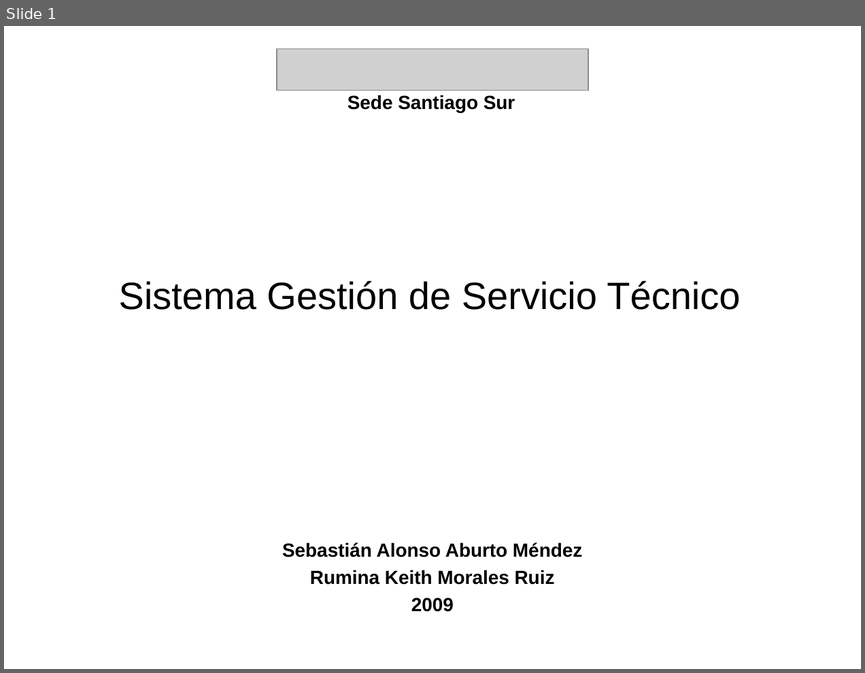
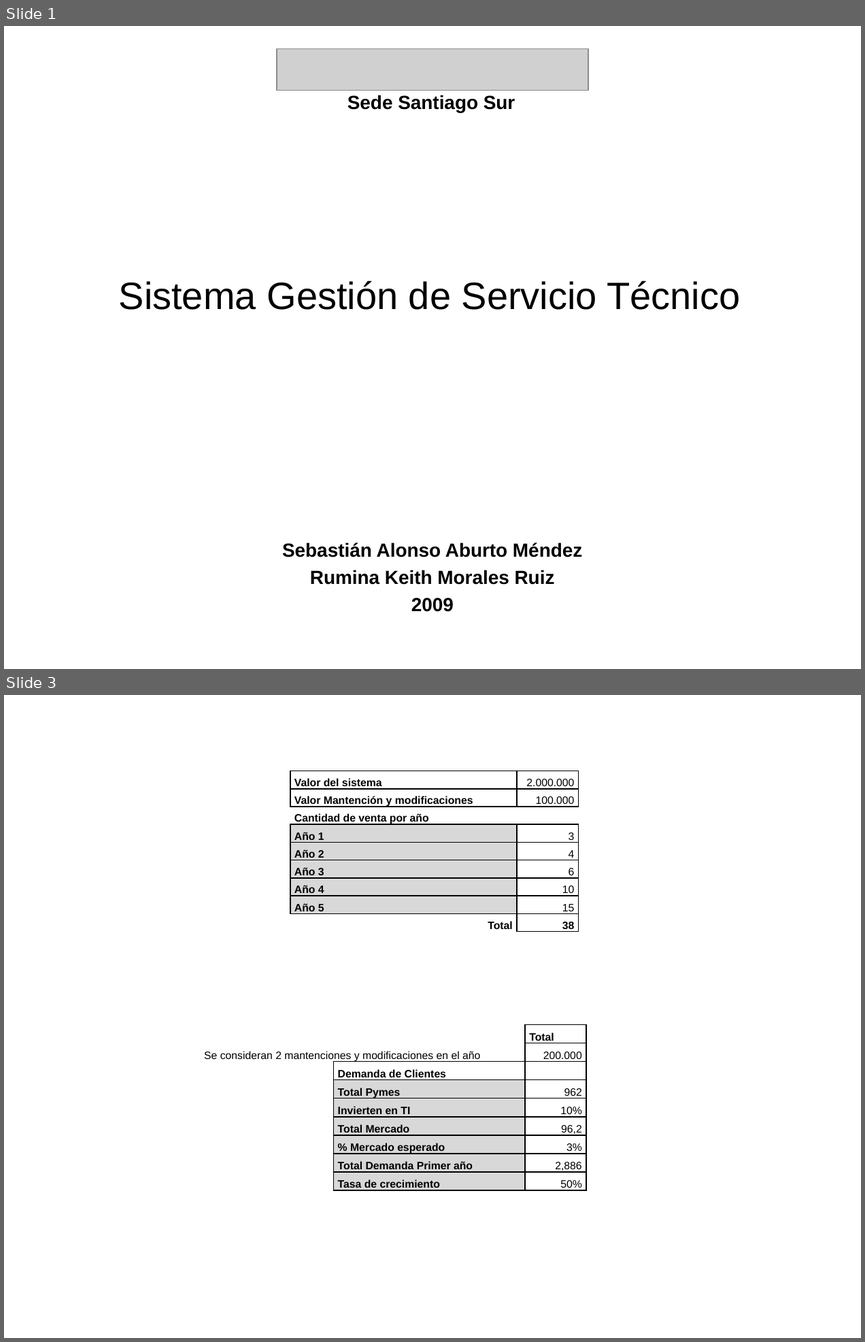
Before and after one commit to saburto/sigset, a slide deck: sigset/documentos/Documentos finales/PresentacionFlujocaja.pptx. Shown one above the other, each under a label of ours: slide 1 before the commit, slides 1 and 3 after it; the slides between them are not shown. The pictures are 865x673 and 865x1342 pixels, drawn with LibreOffice and Linux fonts; fonts in the diff are those of the drawing; grey boxes stand for pictures; background and template pictures are left out. Boxes give left, top, right and bottom in pixels: in the first picture for what was removed or moved away, otherwise in the second. Text is boxed around its words. In the diff, an @@ line names an element or a change of style, - is before the commit and + after.

```diff
--- a/sigset/documentos/Documentos finales/PresentacionFlujocaja.pptx
+++ b/sigset/documentos/Documentos finales/PresentacionFlujocaja.pptx
@@ slide 3 added at bbox=[4, 695, 861, 1338], background picture (left out) @@
@@ table added at bbox=[290, 752, 575, 934], 10 rows, 5 columns @@
+ |  |  |  | 
+Valor del sistema |  |  | 2.000.000 | 
+Valor Mantención y modificaciones |  |  | 100.000 | 
+Cantidad de venta por año |  |  |  | 
+Año 1 |  |  | 3 | 
+Año 2 |  |  | 4 | 
+Año 3 |  |  | 6 | 
+Año 4 |  |  | 10 | 
+Año 5 |  |  | 15 | 
+Total |  |  | 38 | 
@@ table added at bbox=[201, 1007, 666, 1202], 10 rows, 6 columns @@
+ |  |  |  |  | 
+ |  |  |  | Total | 
+Se consideran 2 mantenciones y modificaciones en el año |  |  |  | 200.000 | 
+ | Demanda de Clientes |  |  |  | 
+ | Total Pymes |  |  | 962 | 
+ | Invierten en TI |  |  | 10% | 
+ | Total Mercado |  |  | 96,2 | 
+ | % Mercado esperado |  |  | 3% | 
+ | Total Demanda Primer año |  |  | 2,886 | 
+ | Tasa de crecimiento |  |  | 50% | 
```
Also in this commit, not shown: 6 other slides added, 1 slide removed, 1 other file.
